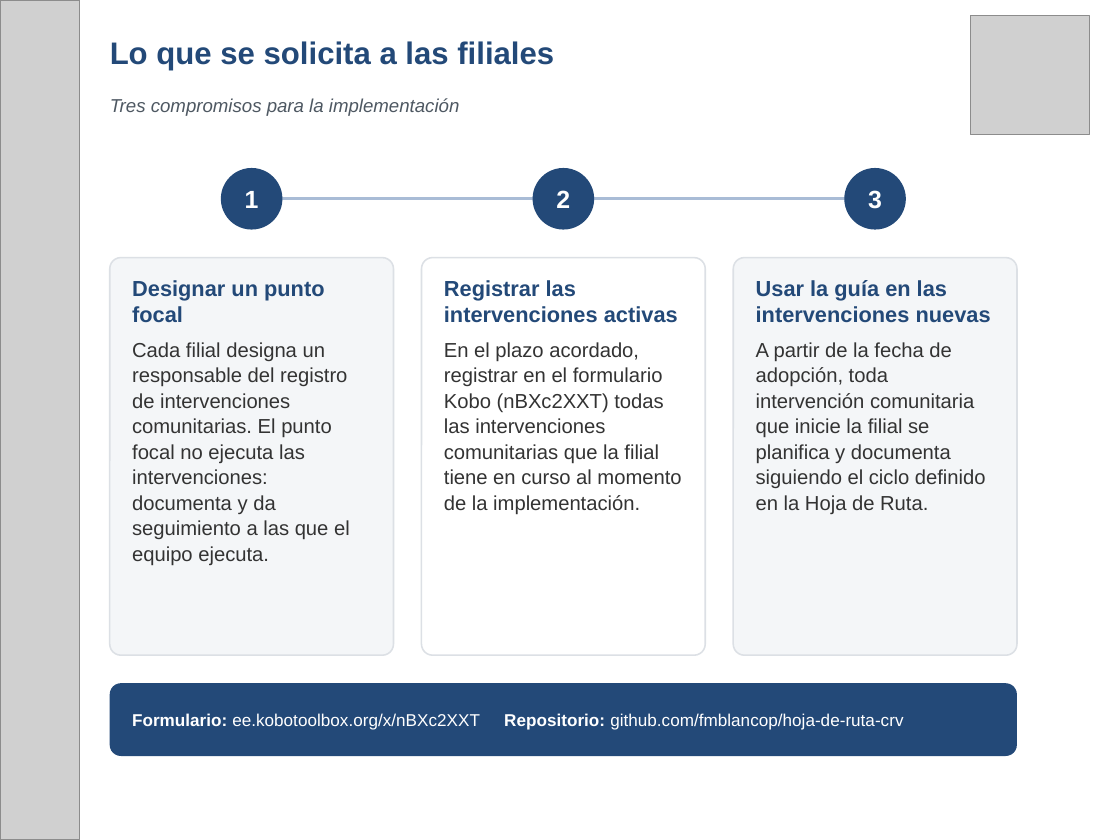
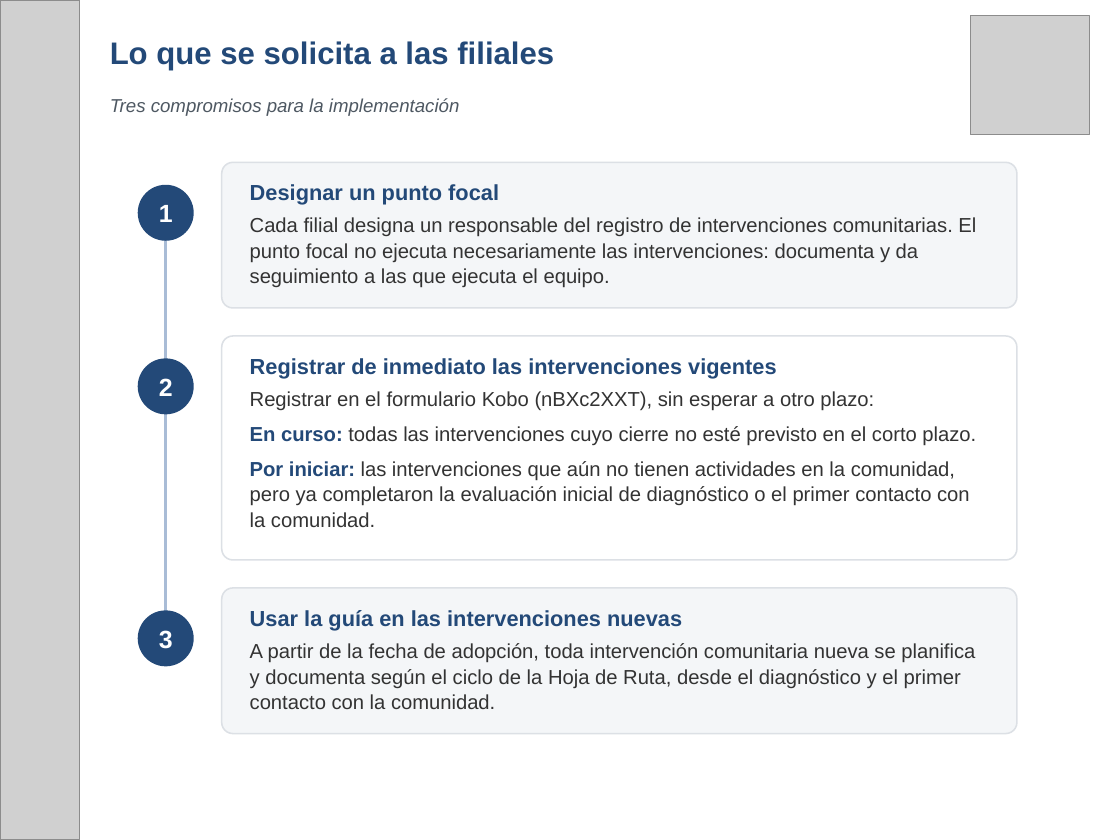
Before and after one commit to fmblancop/Hoja-de-Ruta-CRV, a slide deck: slide 8 of Hoja_de_Ruta_CRV_presentacion.pptx. Drawn at 1120x840 pixels with LibreOffice and Linux fonts; fonts in the diff are those of the drawing; grey boxes stand for pictures. Boxes give left, top, right and bottom in pixels: in the first picture for what was removed or moved away, otherwise in the second. Text is boxed around its words. In the diff, an @@ line names an element or a change of style, - is before the commit and + after.

```diff
--- a/Hoja_de_Ruta_CRV_presentacion.pptx
+++ b/Hoja_de_Ruta_CRV_presentacion.pptx
@@ rounded rectangle added at (x1=222, y1=162, x2=1017, y2=308), fill #F4F6F8, outline #DCE0E5 1 pt @@
@@ text "Designar un punto focal" moved from (x1=132, y1=280, x2=350, y2=566) to (x1=250, y1=184, x2=976, y2=288) @@
@@ ellipse "1" resized from (x1=221, y1=168, x2=282, y2=230) to (x1=138, y1=185, x2=194, y2=241) @@
@@ text at (x1=250, y1=184, x2=499, y2=205): less space between paragraphs @@
@@ line moved from (252, 198) - (875, 198) to (166, 213) - (166, 638) @@
@@ text at (x1=250, y1=217, x2=976, y2=288): text changed @@
-Cada filial designa un responsable del registro de intervenciones comunitarias. El punto focal no ejecuta las intervenciones: documenta y da seguimiento a las que el equipo ejecuta.
+Cada filial designa un responsable del registro de intervenciones comunitarias. El punto focal no ejecuta necesariamente las intervenciones: documenta y da seguimiento a las que ejecuta el equipo.
@@ rounded rectangle removed at (x1=110, y1=258, x2=393, y2=655) @@
@@ rounded rectangle removed at (x1=734, y1=258, x2=1017, y2=655) @@
@@ ellipse "2" resized from (x1=532, y1=168, x2=594, y2=230) to (x1=138, y1=358, x2=194, y2=414) @@
@@ rounded rectangle resized from (x1=421, y1=258, x2=704, y2=655) to (x1=222, y1=336, x2=1017, y2=560) @@
@@ rounded rectangle at (x1=222, y1=336, x2=1017, y2=560): proportions changed @@
@@ text at (x1=250, y1=358, x2=976, y2=527): text changed @@
-Registrar las intervenciones activas
-En el plazo acordado, registrar en el formulario Kobo (nBXc2XXT) todas las intervenciones comunitarias que la filial tiene en curso al momento de la implementación.
+Registrar de inmediato las intervenciones vigentes
+Registrar en el formulario Kobo (nBXc2XXT), sin esperar a otro plazo:
+En curso: todas las intervenciones cuyo cierre no esté previsto en el corto plazo.
+Por iniciar: las intervenciones que aún no tienen actividades en la comunidad, pero ya completaron la evaluación inicial de diagnóstico o el primer contacto con la comunidad.
@@ rounded rectangle resized from (x1=110, y1=683, x2=1017, y2=756) to (x1=222, y1=588, x2=1017, y2=734) @@
@@ rounded rectangle at (x1=222, y1=588, x2=1017, y2=734): fill #234978 to #F4F6F8; outline none to #DCE0E5 1 pt; proportions changed @@
@@ ellipse "3" resized from (x1=844, y1=168, x2=906, y2=230) to (x1=138, y1=610, x2=194, y2=666) @@
@@ text at (x1=250, y1=610, x2=682, y2=631): less space between paragraphs @@
@@ text "Usar la guía en las ..." moved from (x1=756, y1=280, x2=991, y2=514) to (x1=250, y1=610, x2=975, y2=709) @@
@@ text at (x1=250, y1=643, x2=975, y2=709): text changed @@
-A partir de la fecha de adopción, toda intervención comunitaria que inicie la filial se planifica y documenta siguiendo el ciclo definido en la Hoja de Ruta.
+A partir de la fecha de adopción, toda intervención comunitaria nueva se planifica y documenta según el ciclo de la Hoja de Ruta, desde el diagnóstico y el primer contacto con la comunidad.
@@ text removed at (x1=132, y1=713, x2=903, y2=730) @@
-Formulario: ee.kobotoolbox.org/x/nBXc2XXT Repositorio: github.com/fmblancop/hoja-de-ruta-crv
```
Also in this commit, not shown: 5 other slides changed.
